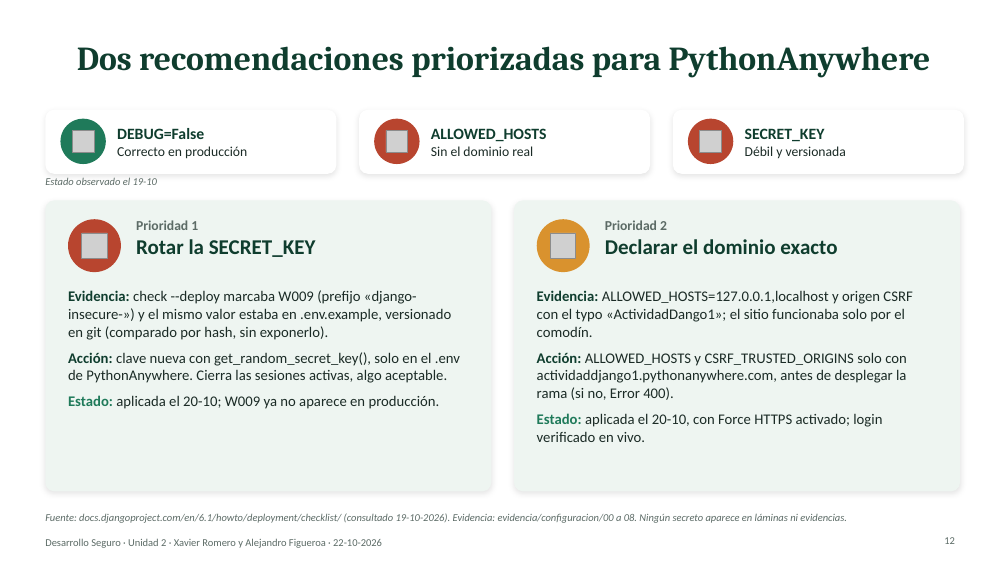
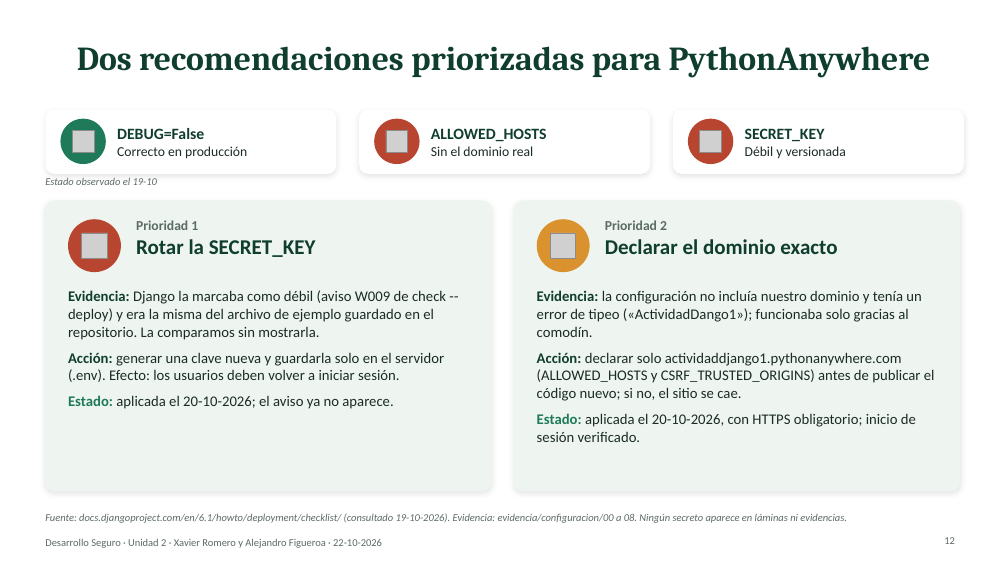
Before and after one commit to xaviiromf/desarrollo-seguro-10-09, a slide deck: slide 12 of evaluacion_u2/Presentacion_U2_Desarrollo_Seguro.pptx. Drawn at 1008x567 pixels with LibreOffice and Linux fonts; fonts in the diff are those of the drawing; grey boxes stand for pictures. Boxes give left, top, right and bottom in pixels: in the first picture for what was removed or moved away, otherwise in the second. Text is boxed around its words. In the diff, an @@ line names an element or a change of style, - is before the commit and + after.

Commit message:
docs: simplify deck wording, drop criteria and commit refs, generate script and prep guide from guion.json

```diff
--- a/evaluacion_u2/Presentacion_U2_Desarrollo_Seguro.pptx
+++ b/evaluacion_u2/Presentacion_U2_Desarrollo_Seguro.pptx
@@ text at box(68, 290, 446, 409): text changed @@
-Evidencia: check --deploy marcaba W009 (prefijo «django-insecure-») y el mismo valor estaba en .env.example, versionado en git (comparado por hash, sin exponerlo).
-Acción: clave nueva con get_random_secret_key(), solo en el .env de PythonAnywhere. Cierra las sesiones activas, algo aceptable.
-Estado: aplicada el 20-10; W009 ya no aparece en producción.
+Evidencia: Django la marcaba como débil (aviso W009 de check --deploy) y era la misma del archivo de ejemplo guardado en el repositorio. La comparamos sin mostrarla.
+Acción: generar una clave nueva y guardarla solo en el servidor (.env). Efecto: los usuarios deben volver a iniciar sesión.
+Estado: aplicada el 20-10-2026; el aviso ya no aparece.
@@ text at box(537, 290, 935, 442): text changed @@
-Evidencia: ALLOWED_HOSTS=127.0.0.1,localhost y origen CSRF con el typo «ActividadDango1»; el sitio funcionaba solo por el comodín.
-Acción: ALLOWED_HOSTS y CSRF_TRUSTED_ORIGINS solo con actividaddjango1.pythonanywhere.com, antes de desplegar la rama (si no, Error 400).
-Estado: aplicada el 20-10, con Force HTTPS activado; login verificado en vivo.
+Evidencia: la configuración no incluía nuestro dominio y tenía un error de tipeo («ActividadDango1»); funcionaba solo gracias al comodín.
+Acción: declarar solo actividaddjango1.pythonanywhere.com (ALLOWED_HOSTS y CSRF_TRUSTED_ORIGINS) antes de publicar el código nuevo; si no, el sitio se cae.
+Estado: aplicada el 20-10-2026, con HTTPS obligatorio; inicio de sesión verificado.
```
Also in this commit, not shown: 13 other slides changed, 5 other files.
